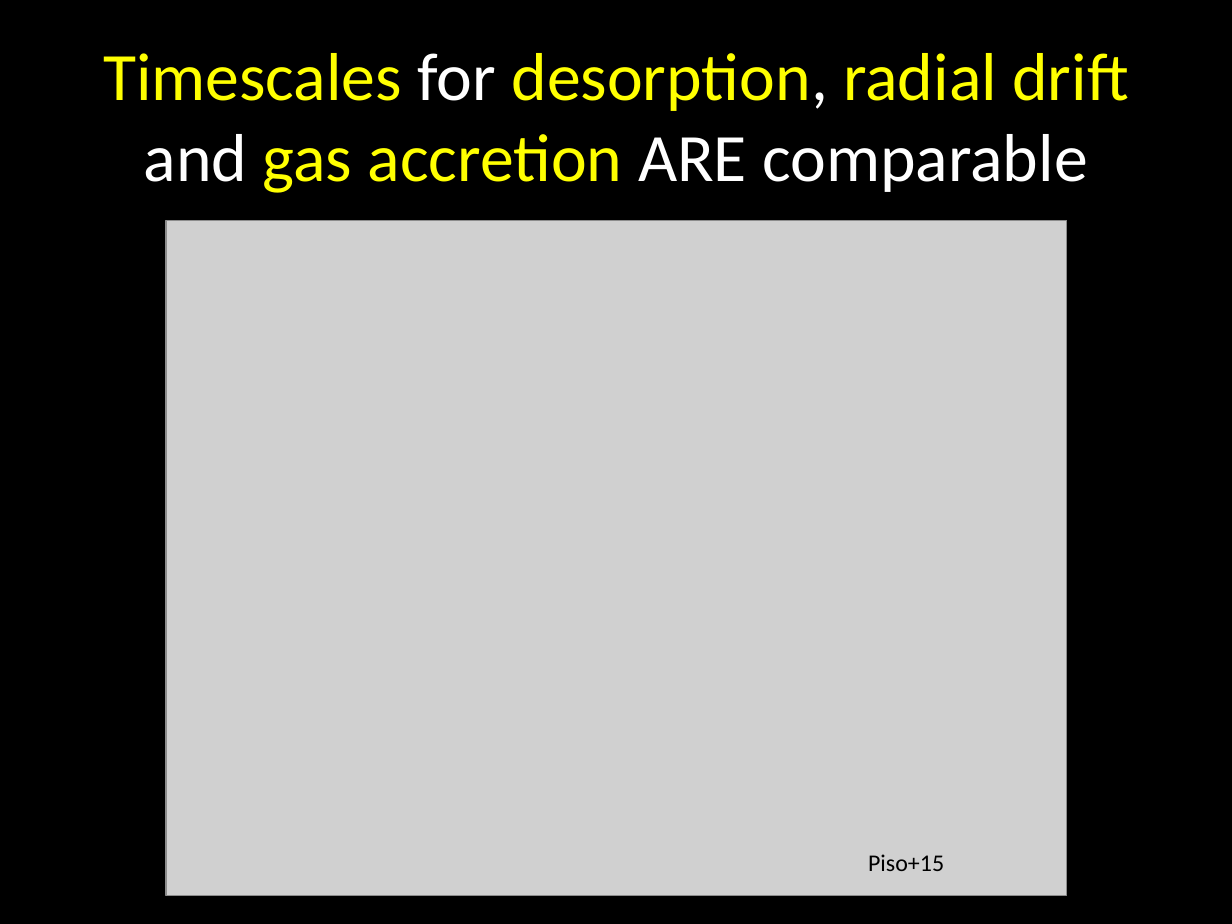
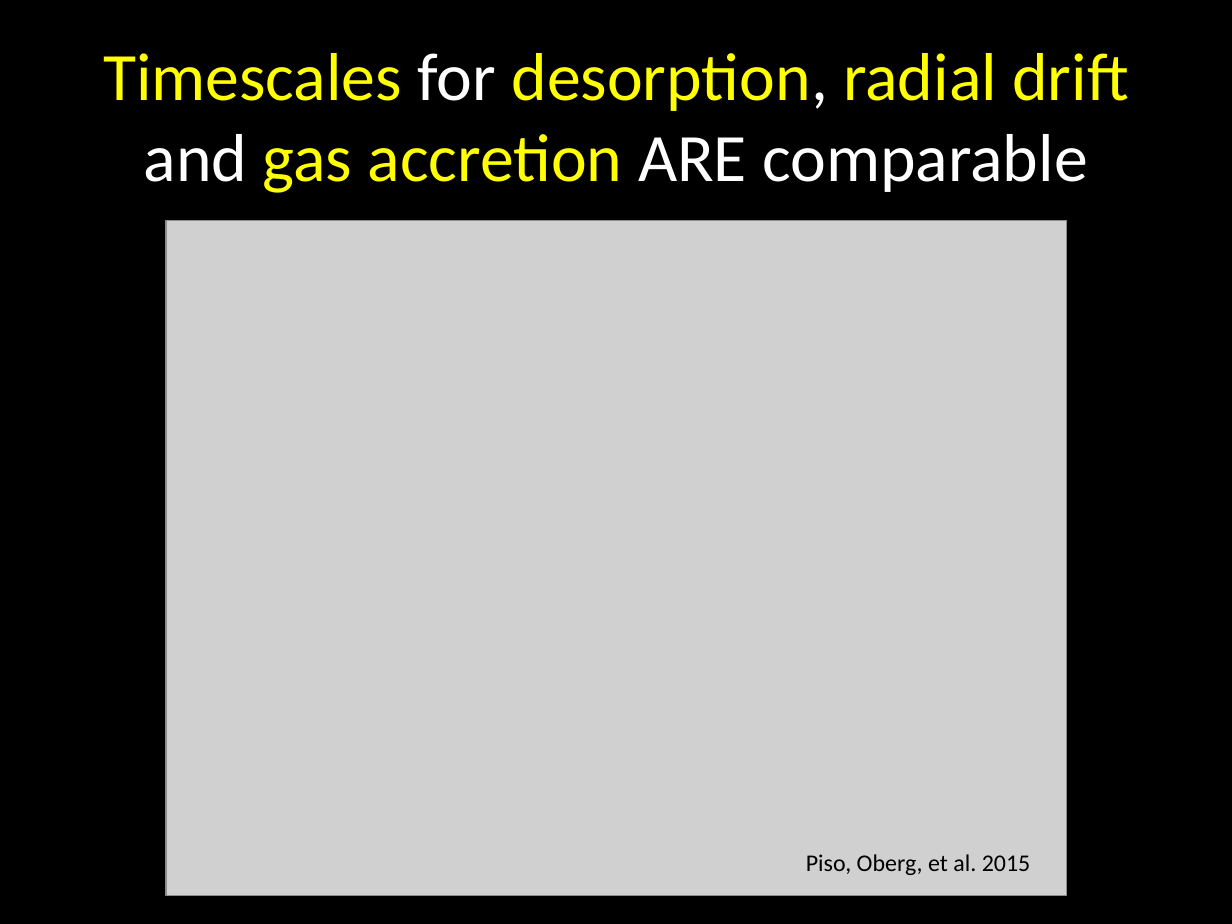
Before and after one commit to apiso/Thesis, a slide deck: slide 42 of slides/CIPS_talk.pptx. Drawn at 1232x924 pixels with LibreOffice and Linux fonts; fonts in the diff are those of the drawing; grey boxes stand for pictures. Boxes give left, top, right and bottom in pixels: in the first picture for what was removed or moved away, otherwise in the second. Text is boxed around its words. In the diff, an @@ line names an element or a change of style, - is before the commit and + after.

```diff
--- a/slides/CIPS_talk.pptx
+++ b/slides/CIPS_talk.pptx
@@ text at [806,854,1031,875]: text changed @@
-Piso+15
+Piso, Oberg, et al. 2015
```
Also in this commit, not shown: 3 other slides changed.
